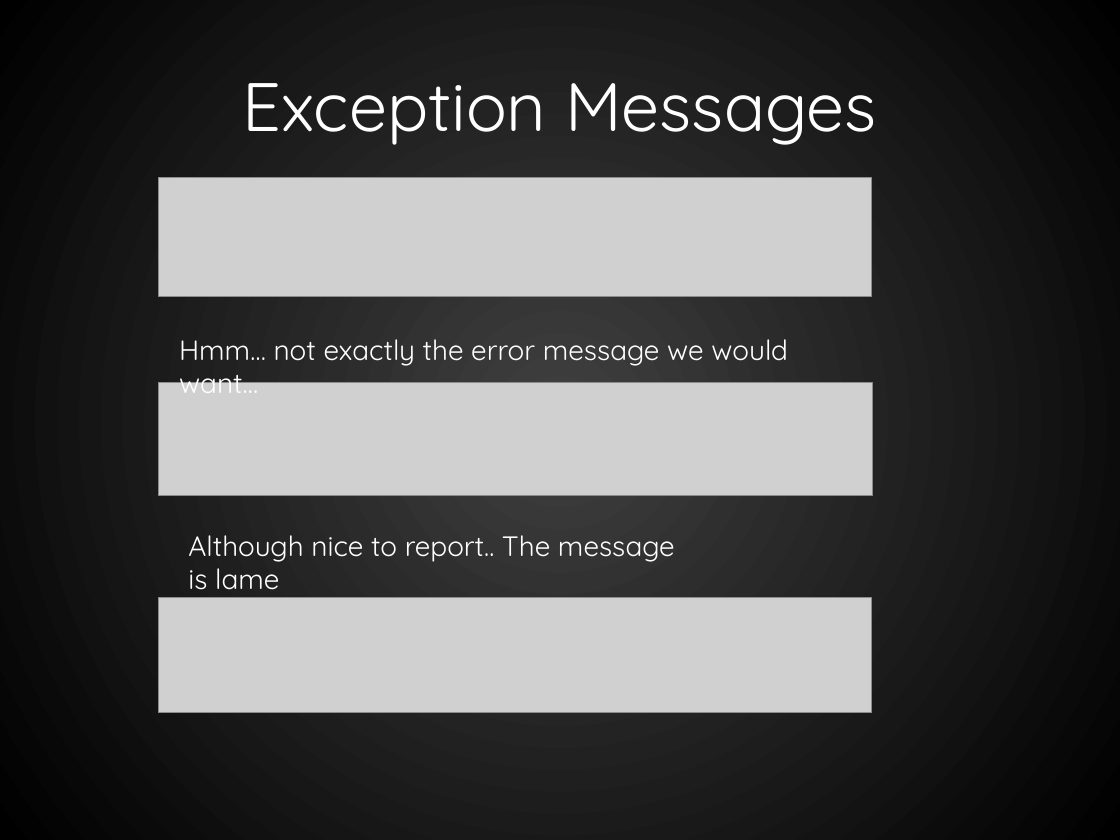
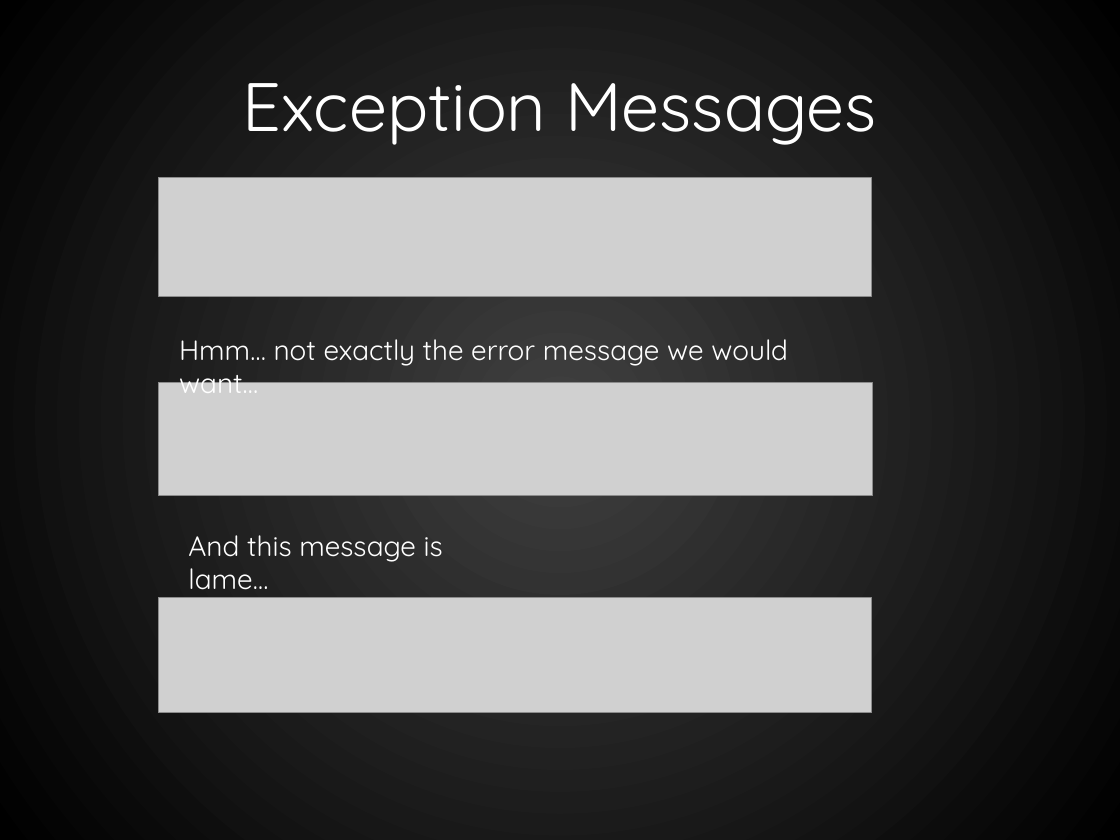
Before and after one commit to RookieOne/WPF-Input-Validation, a slide deck: slide 25 of WPF Validation.pptx (slide 20 before the commit). Drawn at 1120x840 pixels with LibreOffice and Linux fonts; fonts in the diff are those of the drawing; grey boxes stand for pictures. Boxes give left, top, right and bottom in pixels: in the first picture for what was removed or moved away, otherwise in the second. Text is boxed around its words. In the diff, an @@ line names an element or a change of style, - is before the commit and + after.

```diff
--- a/WPF Validation.pptx
+++ b/WPF Validation.pptx
@@ text at (188, 535, 443, 598): text changed @@
-Although nice to report.. The message is lame
+And this message is lame…
```
Also in this commit, not shown: 12 other slides changed, 10 slides added, 1 slide removed, 6 other files.
